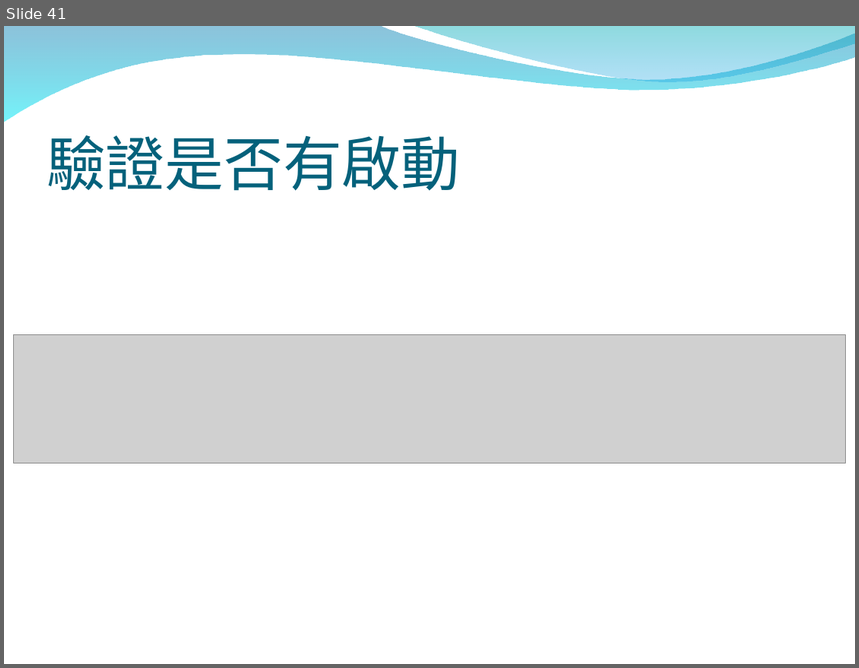
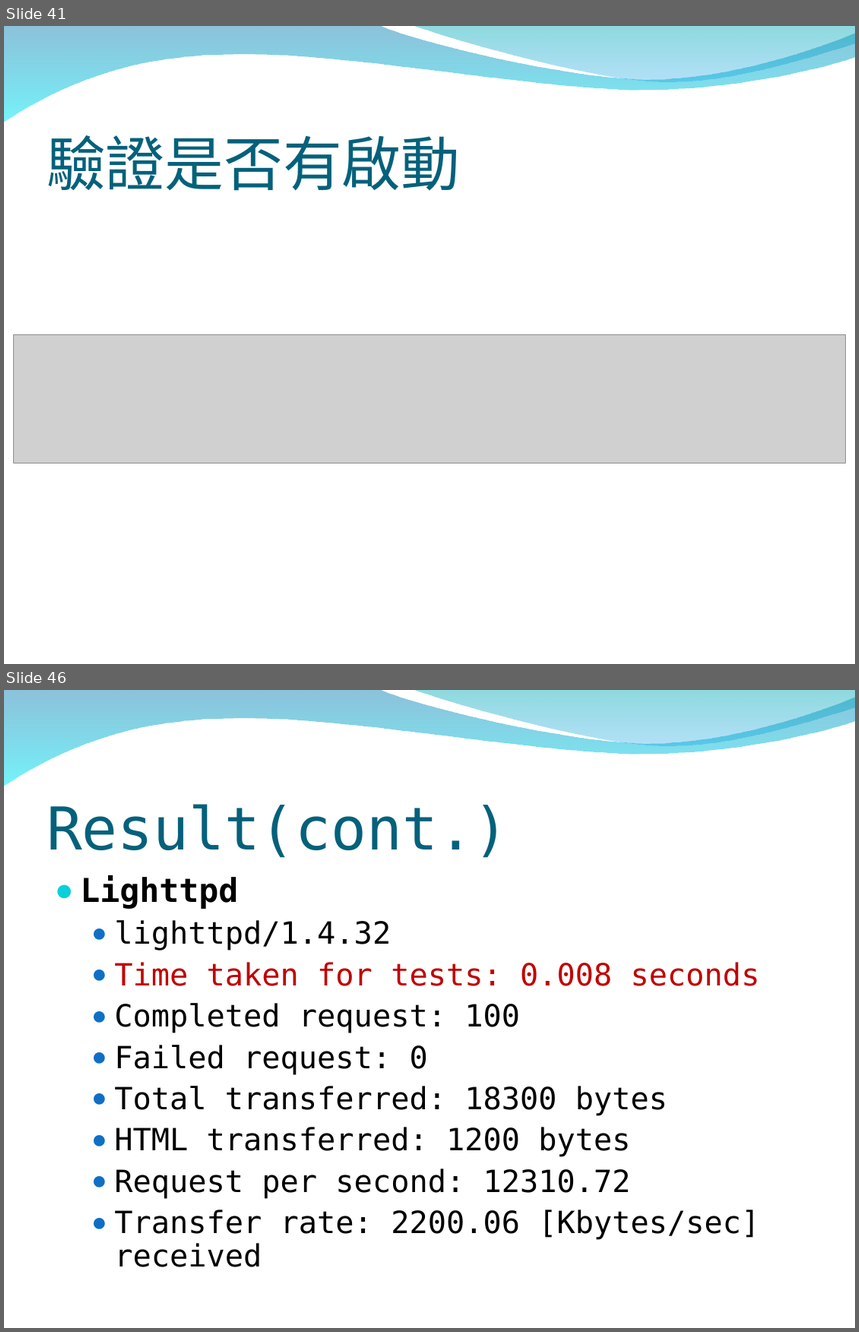
Before and after one commit to peter279k/regular_meeting, a slide deck: Proot.ppt. Shown one above the other, each under a label of ours: slide 41 before the commit, slides 41 and 46 after it; the slides between them are not shown. The pictures are 859x668 and 859x1332 pixels, drawn with LibreOffice and Linux fonts; fonts in the diff are those of the drawing; grey boxes stand for pictures; background and template pictures are left out. Boxes give left, top, right and bottom in pixels: in the first picture for what was removed or moved away, otherwise in the second. Text is boxed around its words. In the diff, an @@ line names an element or a change of style, - is before the commit and + after.

```diff
--- a/Proot.ppt
+++ b/Proot.ppt
@@ slide 46 added at (4,690,855,1328), background picture (left out); not listed: 2 template elements that a slide beside it also shows @@
@@ title added at (47,804,509,858), 50 pt, text #04617B @@
+Result(cont.)
@@ text added at (80,876,760,1268), 25.9 pt, text #000000 @@
+● Lighttpd
+  ● lighttpd/1.4.32
+  ● Time taken for tests: 0.008 seconds
+  ● Completed request: 100
+  ● Failed request: 0
+  ● Total transferred: 18300 bytes
+  ● HTML transferred: 1200 bytes
+  ● Request per second: 12310.72
+  ● Transfer rate: 2200.06 [Kbytes/sec] received
```
Also in this commit, not shown: 2 slides changed, 22 other slides added.
